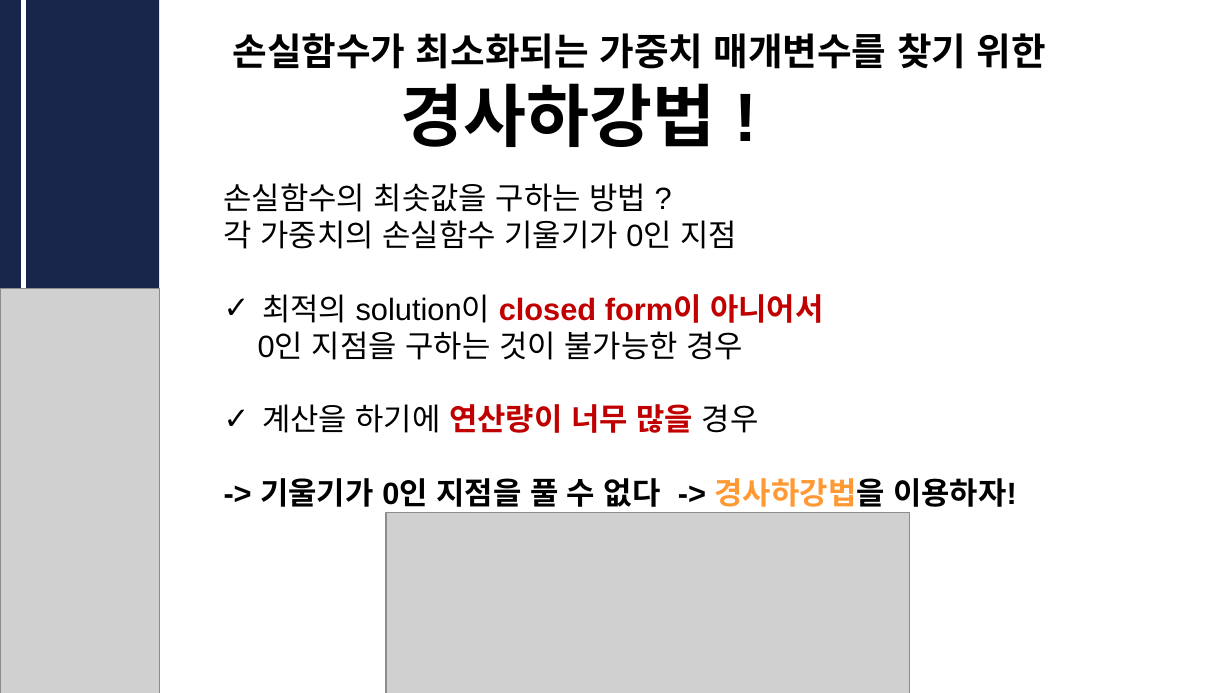
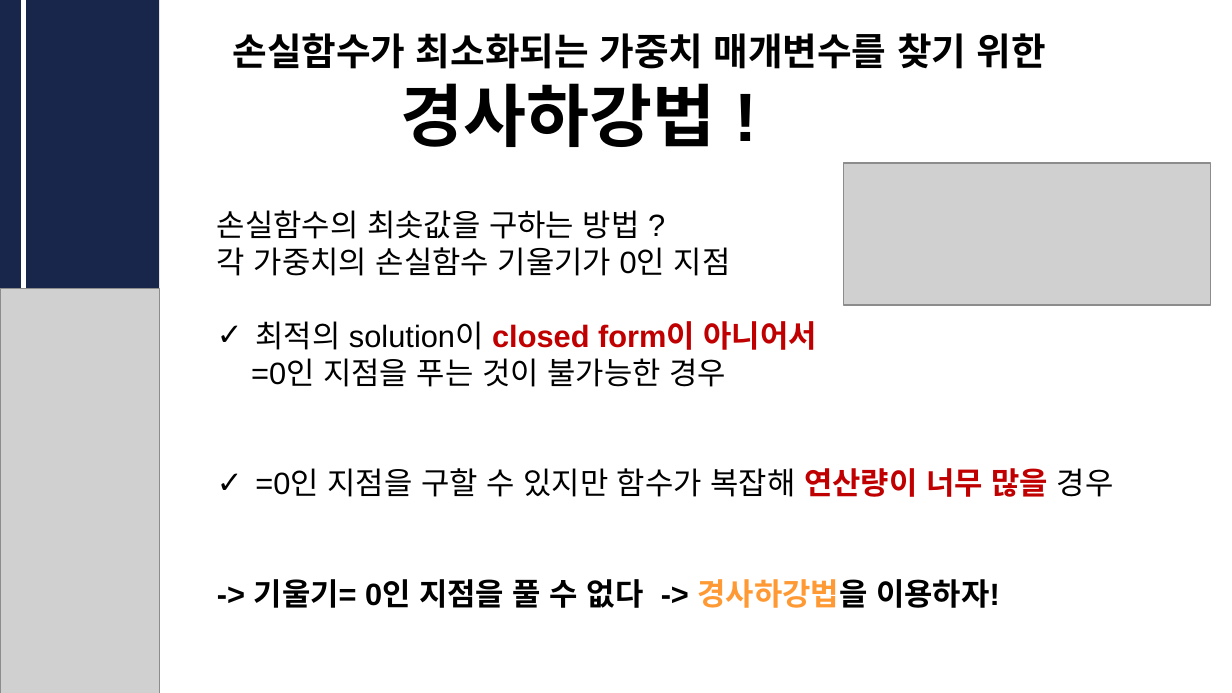
Before and after one commit to CUAI-CAU/2023-1_Study_DLfromScratch1, a slide deck: slide 6 of 발표자료/CUAI_딥러닝__0523.pptx. Drawn at 1232x693 pixels with LibreOffice and Linux fonts; fonts in the diff are those of the drawing; grey boxes stand for pictures. Boxes give left, top, right and bottom in pixels: in the first picture for what was removed or moved away, otherwise in the second. Text is boxed around its words. In the diff, an @@ line names an element or a change of style, - is before the commit and + after.

```diff
--- a/발표자료/CUAI_딥러닝__0523.pptx
+++ b/발표자료/CUAI_딥러닝__0523.pptx
@@ picture added at <box>844,163,1211,304</box> @@
@@ text "손실함수의 최솟값을 구하는 방법 ?": place and size @@
-text "손실함수의 최솟값을 구하는 방법 ?" at <box>224,183,1017,513</box>
+text "손실함수의 최솟값을 구하는 방법 ?" at <box>217,210,1114,608</box>
@@ text at <box>251,358,1114,608</box>: text changed; bold off @@
-0인 지점을 구하는 것이 불가능한 경우
-✓ 계산을 하기에 연산량이 너무 많을 경우
--> 기울기가 0인 지점을 풀 수 없다 -> 경사하강법을 이용하자!
+=0인 지점을 푸는 것이 불가능한 경우
+✓ =0인 지점을 구할 수 있지만 함수가 복잡해 연산량이 너무 많을 경우
+-> 기울기= 0인 지점을 풀 수 없다 -> 경사하강법을 이용하자!
@@ picture removed at <box>386,513,909,693</box> @@
```
Also in this commit, not shown: 6 other slides changed, 2 slides added.
